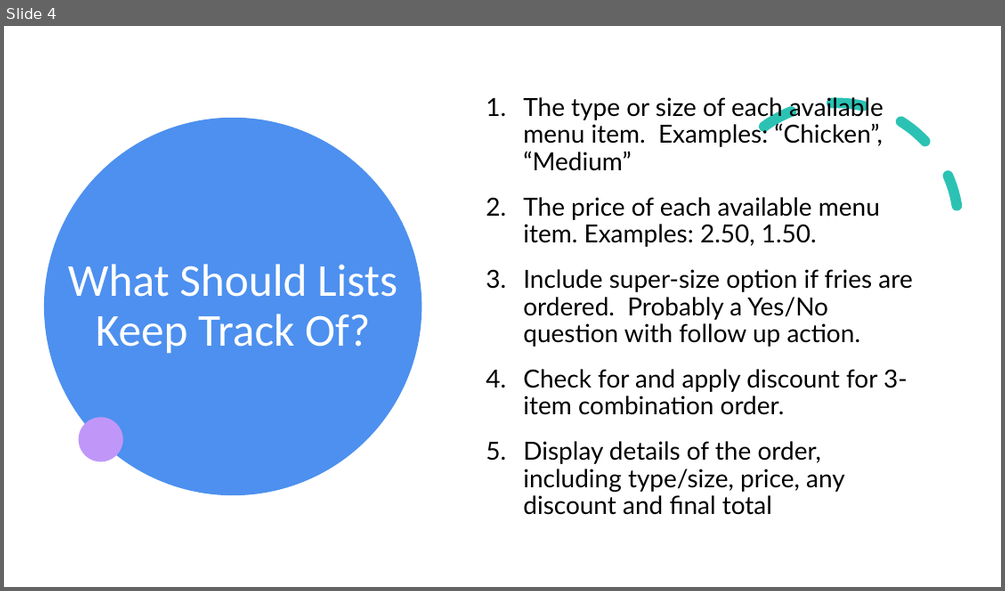
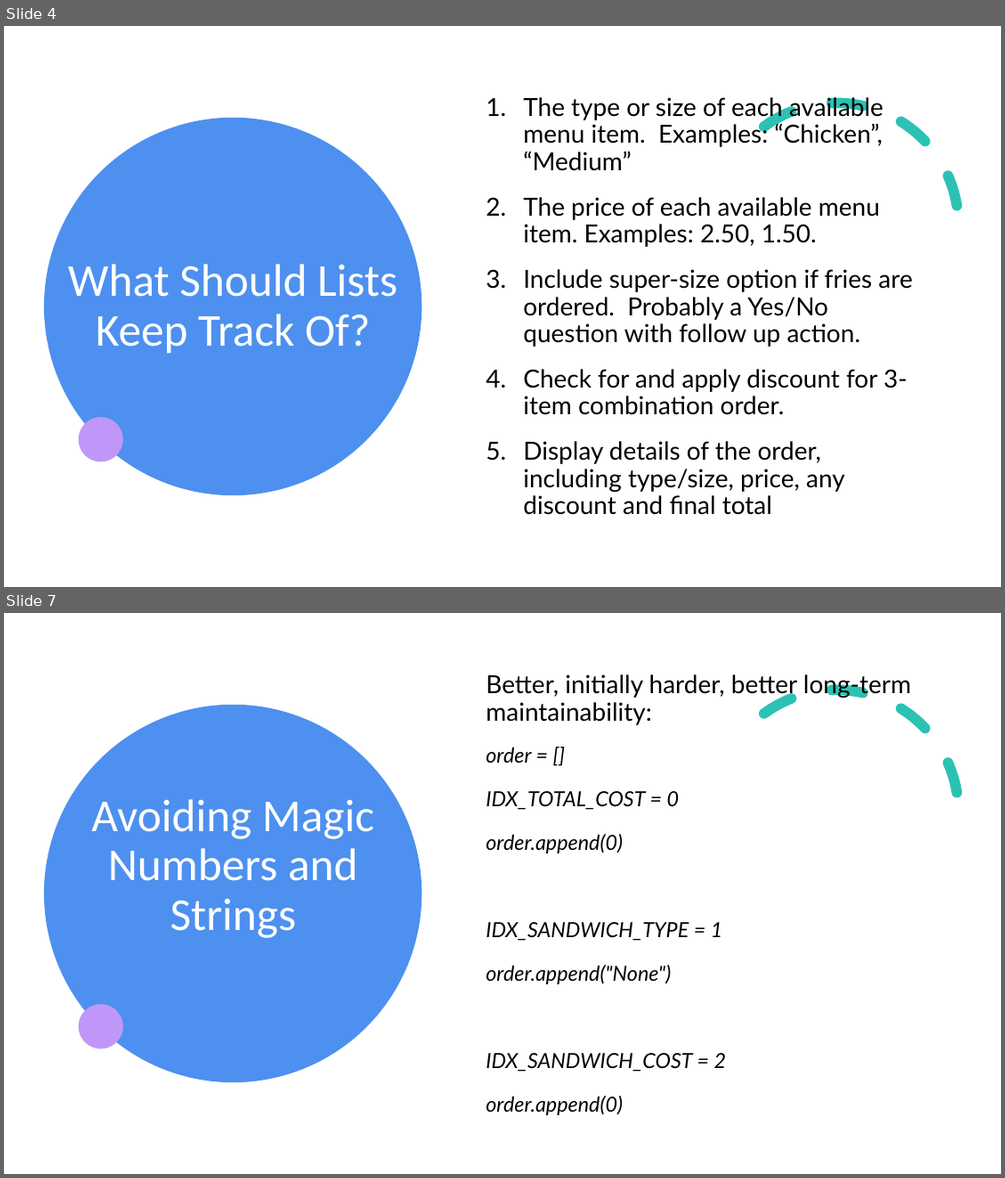
Before and after one commit to fmorriso/python-combo-menu-using-list, a slide deck: Combo Menu with lists using python.pptx. Shown one above the other, each under a label of ours: slide 4 before the commit, slides 4 and 7 after it; the slides between them are not shown. The pictures are 1005x591 and 1005x1178 pixels, drawn with LibreOffice and Linux fonts; fonts in the diff are those of the drawing. Boxes give left, top, right and bottom in pixels: in the first picture for what was removed or moved away, otherwise in the second. Text is boxed around its words. In the diff, an @@ line names an element or a change of style, - is before the commit and + after.

```diff
--- a/Combo Menu with lists using python.pptx
+++ b/Combo Menu with lists using python.pptx
@@ slide 7 added at bbox=[4, 613, 1001, 1174], background #FFFFFF; not listed: 3 template elements that a slide beside it also shows @@
@@ text added at bbox=[485, 674, 911, 1115], 20 pt, text #000000, italic @@
+Better, initially harder, better long-term maintainability:
+order = []
+IDX_TOTAL_COST = 0
+order.append(0)
+IDX_SANDWICH_TYPE = 1
+order.append("None")
+IDX_SANDWICH_COST = 2
+order.append(0)
@@ title added at bbox=[91, 799, 374, 938], 44 pt, text #FFFFFF @@
+Avoiding Magic Numbers and Strings
```
Also in this commit, not shown: 3 other slides added, 1 other file.
